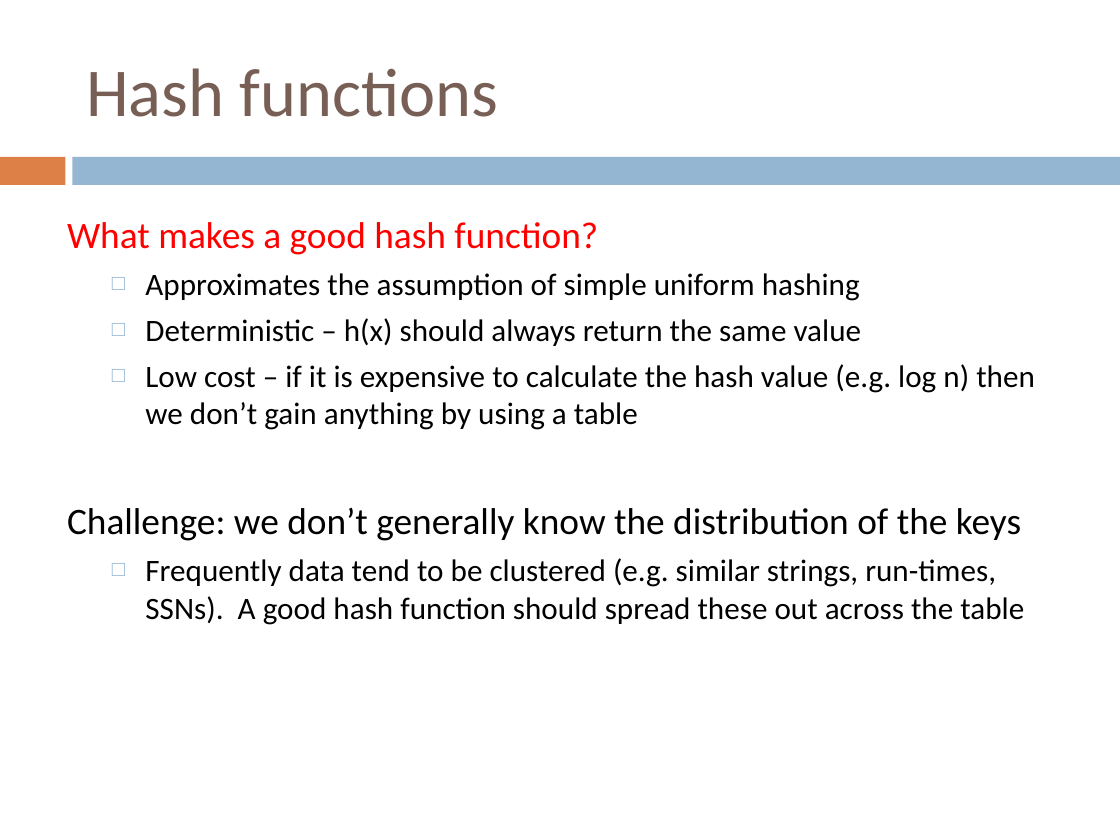
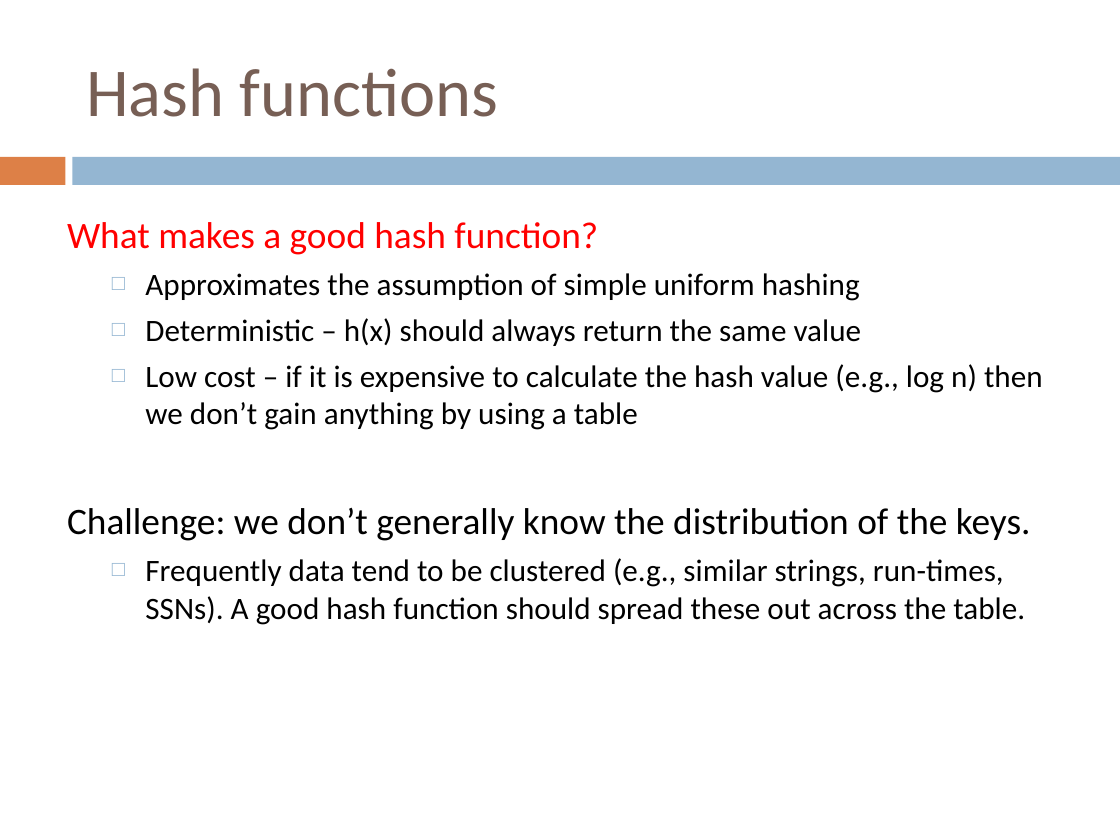
Before and after one commit to Collins-kariuk/Algorithms, a slide deck: slide 42 of Lectures/Lecture 16_Hashtables.pptx (slide 43 before the commit). Drawn at 1120x840 pixels with LibreOffice and Linux fonts; fonts in the diff are those of the drawing. Boxes give left, top, right and bottom in pixels: in the first picture for what was removed or moved away, otherwise in the second. Text is boxed around its words. In the diff, an @@ line names an element or a change of style, - is before the commit and + after.

```diff
--- a/Lectures/Lecture 16_Hashtables.pptx
+++ b/Lectures/Lecture 16_Hashtables.pptx
@@ text at bbox=[67, 364, 1043, 625]: text changed @@
-  □ Low cost – if it is expensive to calculate the hash value (e.g. log n) then we don’t gain anything by using a table
-Challenge: we don’t generally know the distribution of the keys
-  □ Frequently data tend to be clustered (e.g. similar strings, run-times, SSNs). A good hash function should spread these out across the table
+  □ Low cost – if it is expensive to calculate the hash value (e.g., log n) then we don’t gain anything by using a table
+Challenge: we don’t generally know the distribution of the keys.
+  □ Frequently data tend to be clustered (e.g., similar strings, run-times, SSNs). A good hash function should spread these out across the table.
```
Also in this commit, not shown: 24 other slides changed, 1 slide removed.
